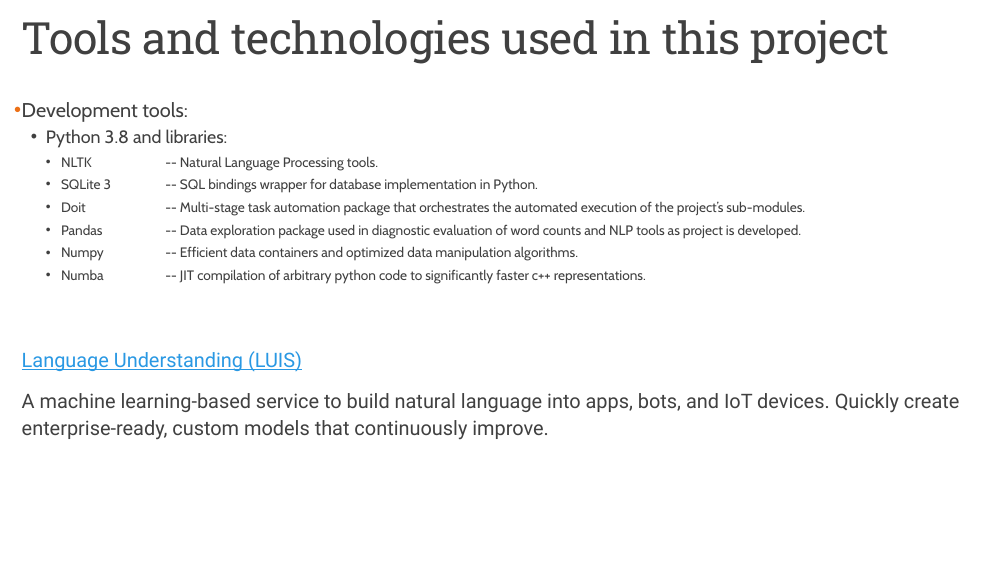
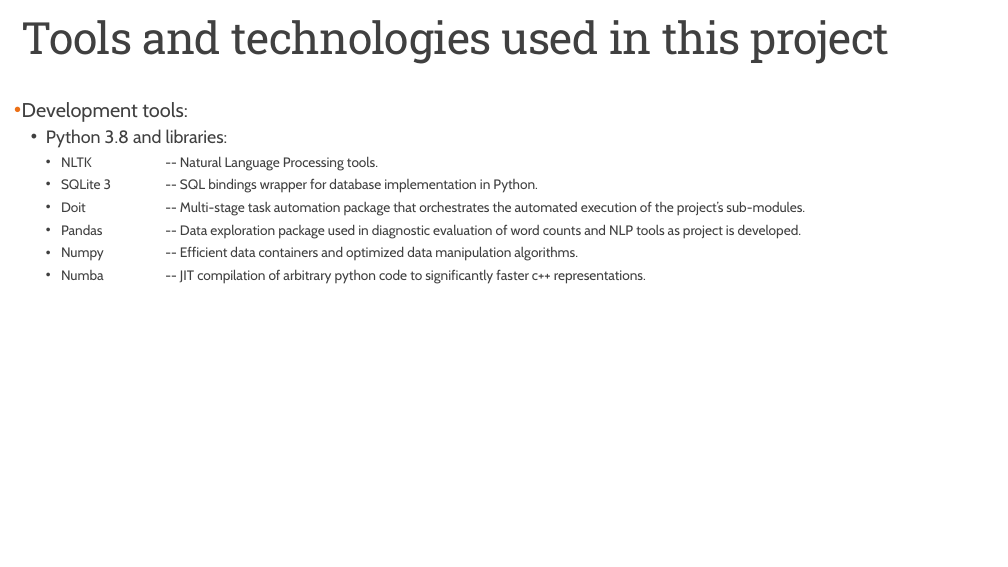
Before and after one commit to marneylc/ACME, a slide deck: slide 4 of presentaion_resources/Categorical Email Classification Tool.pptx (slide 5 before the commit). Drawn at 1008x567 pixels with LibreOffice and Linux fonts; fonts in the diff are those of the drawing. Boxes give left, top, right and bottom in pixels: in the first picture for what was removed or moved away, otherwise in the second. Text is boxed around its words. In the diff, an @@ line names an element or a change of style, - is before the commit and + after.

Commit message:
lots of changes... Finished DB pipeline tools, and now wrapping up encapsulation of submodules.

```diff
--- a/presentaion_resources/Categorical Email Classification Tool.pptx
+++ b/presentaion_resources/Categorical Email Classification Tool.pptx
@@ text at [22,351,959,439]: paragraphs removed @@
-  Language Understanding (LUIS)
-  A machine learning-based service to build natural language into apps, bots, and IoT devices. Quickly create enterprise-ready, custom models that continuously improve.
```
Also in this commit, not shown: 2 other slides changed, 3 slides added, 1 slide removed, 22 other files.
